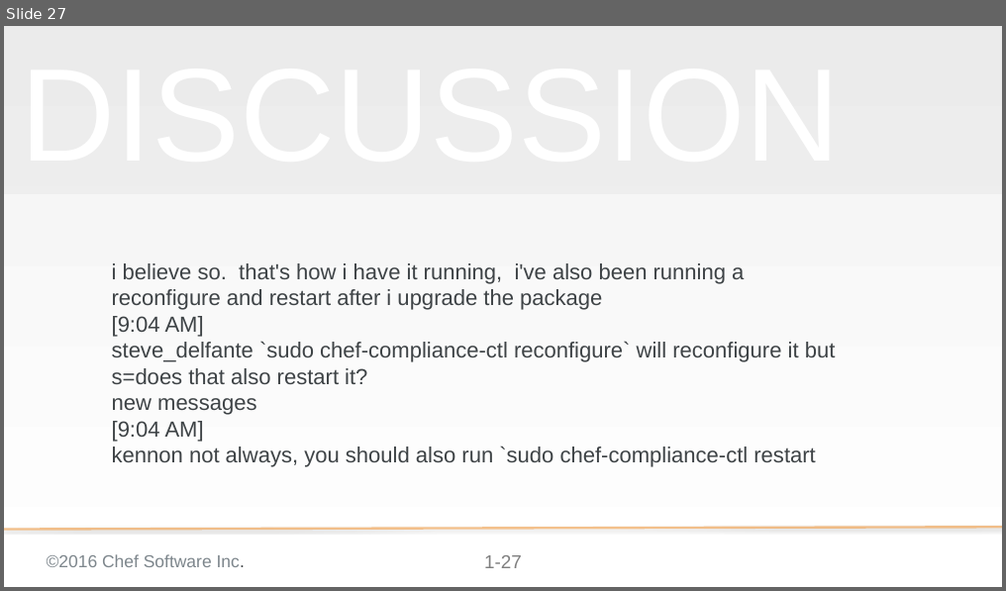
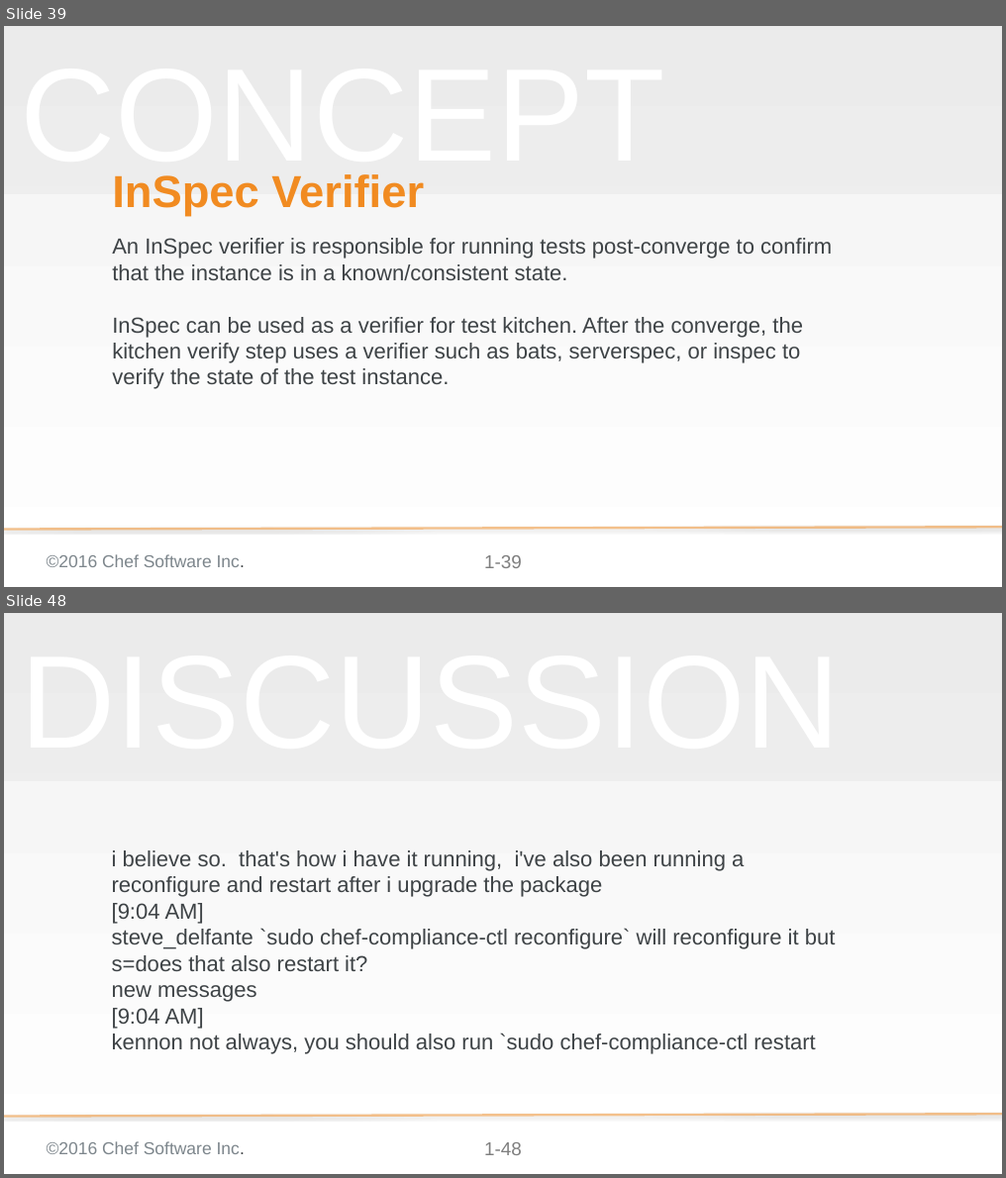
Before and after one commit to bchamby/chef-compliance-installation-configuration-operation, a slide deck: 03-initial-configuration-scans.pptx. Shown one above the other, each under a label of ours: slide 27 before the commit, slides 39 and 48 after it; the slides between them are not shown. The pictures are 1006x591 and 1006x1178 pixels, drawn with LibreOffice and Linux fonts; fonts in the diff are those of the drawing; background and template pictures are left out. Boxes give left, top, right and bottom in pixels: in the first picture for what was removed or moved away, otherwise in the second. Text is boxed around its words. In the diff, an @@ line names an element or a change of style, - is before the commit and + after.

```diff
--- a/03-initial-configuration-scans.pptx
+++ b/03-initial-configuration-scans.pptx
@@ slide 39 added at box(4, 26, 1002, 587), background gradient #F2F2F2 to #FFFFFF; not listed: 4 template elements that a slide beside it also shows @@
@@ text added at box(20, 174, 664, 184), 169.3 pt, text #F2F2F2 at 50% opacity @@
+CONCEPT
@@ title added at box(112, 174, 424, 216), 57.6 pt, text #F18B21, bold @@
+InSpec Verifier
@@ subtitle added at box(112, 238, 832, 389), 28 pt, text #3E4346 @@
+An InSpec verifier is responsible for running tests post-converge to confirm that the instance is in a known/consistent state.
+InSpec can be used as a verifier for test kitchen. After the converge, the kitchen verify step uses a verifier such as bats, serverspec, or inspec to verify the state of the test instance.
@@ what was slide 27 is now slide 48 @@
@@ page number at box(484, 1143, 522, 1156): text changed @@
-1-27
+1-48
```
Also in this commit, not shown: 2 slides changed, 22 other slides added, 2 slides removed.
